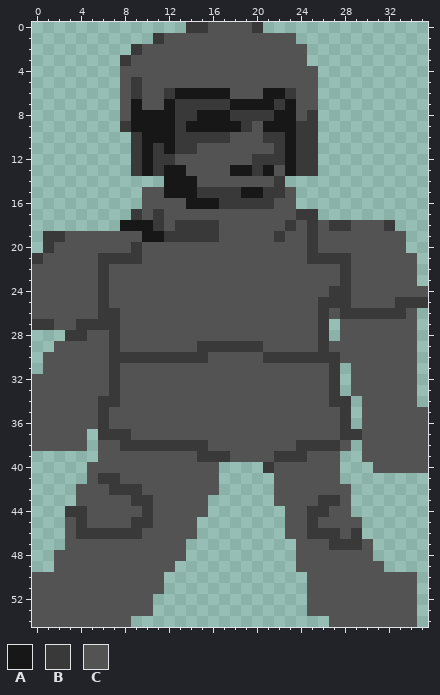
Pixel-art sprite, stored at asset/place_holder/char.png. That is the earlier state.
The file is 36x55 pixels. Colours within 5 levels of each other are drawn and written as one.
Palette (. is transparent): A #171717  B #393939  C #535353
Pixels before, first column x 0:
 0 ..............BBCCCCB...............
 1 ...........BCCCCCCCCCCCC............
 2 .........BCCCCCCCCCCCCCCC...........
 3 ........BCCCCCCCCCCCCCCCC...........
 4 ........CCCCCCCCCCCCCCCCCC..........
 5 ........CBCCCCCCCCCCCCCCCC..........
 6 ........CBCCBAAAAACCCAABCC..........
 7 ........CACCABBBBBAAAABACC..........
 8 ........CAAAABBAAABBBBAACB..........
 9 ........BAAAABAAAAABCAAABB..........
10 .........BAAABBBBBCCCBBABB..........
11 .........BABABBCCCCCCCBABB..........
12 .........BABBCCCCCCCBBBABB..........
13 .........BABAACCCCAABACABB..........
14 ............AAACCCCCCCB.............
15 ..........CCAAABBBBAABBC............
16 ..........CCCCAAABBBBBCC............
17 .........BCBCCCCCCCCCCCCBB..........
18 ........AAABCBBBBCCCCCCBCBCBBCCCB...
19 .BBCCCCCCCAABBBBBCCCCCBCCBCCCCCCCC..
20 .BCCCCCCCBCCCCCCCCCCCCCCCBCCCCCCCC..
21 BCCCCCBBBBCCCCCCCCCCCCCCCBBBBCCCCCC.
22 CCCCCCBCCCCCCCCCCCCCCCCCCCCCBCCCCCC.
23 CCCCCCBCCCCCCCCCCCCCCCCCCCCCBCCCCCC.
24 CCCCCCBCCCCCCCCCCCCCCCCCCCCBBCCCCCCC
25 CCCCCCBCCCCCCCCCCCCCCCCCCCBBBCCCCBBB
26 CCCCCCBBCCCCCCCCCCCCCCCCCCBCBBBBBBC.
27 BBCCBBBBCCCCCCCCCCCCCCCCCCB.CCCCCCC.
28 ...BBCCBCCCCCCCCCCCCCCCCCCB.CCCCCCC.
29 ..CCCCCBCCCCCCCBBBBBBCCCCCBCCCCCCCC.
30 .CCCCCCBBBBBBBBBCCCCCBBBBBBBCCCCCCC.
31 .CCCCCCBCCCCCCCCCCCCCCCCCCCB.CCCCCC.
32 CCCCCCCBCCCCCCCCCCCCCCCCCCCB.CCCCCC.
33 CCCCCCCBCCCCCCCCCCCCCCCCCCCB.CCCCCC.
34 CCCCCCBBCCCCCCCCCCCCCCCCCCCBB.CCCCC.
35 CCCCCCBCCCCCCCCCCCCCCCCCCCCCB.CCCCCC
36 CCCCCCBCCCCCCCCCCCCCCCCCCCCCB.CCCCCC
37 CCCCC.BBBCCCCCCCCCCCCCCCCCCCBBCCCCCC
38 CCCCC.CCBBBBBBBBCCCCCCCCBBBBC.CCCCCC
39 ......CCCCCCCCCBBBCCCCBBBCCC..CCCCCC
40 .....CCCCCCCCCCCC....BCCCCCC...CCCCC
41 .....CBBCCCCCCCCC.....CCCCCC........
42 ....CCCBBBCCCCCCC.....CCCCCCC.......
43 ....CCCCCBBCCCCC......CCCCBBC.......
44 ...BBCCCCCBCCCCC.......CCBBCC.......
45 ...CBCCCCBBCCCC........CCBCCCC......
46 ...CBBBBBBCCCCC........CCBBBCB......
47 ...CCCCCCCCCCC..........CCCBBBC.....
48 ..CCCCCCCCCCCC..........CCCCCCC.....
49 ..CCCCCCCCCCC...........CCCCCCCC....
50 CCCCCCCCCCCC.............CCCCCCCCCC.
51 CCCCCCCCCCCC.............CCCCCCCCCC.
52 CCCCCCCCCCC..............CCCCCCCCCC.
53 CCCCCCCCCCC..............CCCCCCCCCC.
54 CCCCCCCCC..................CCCCCCCC.
The result:
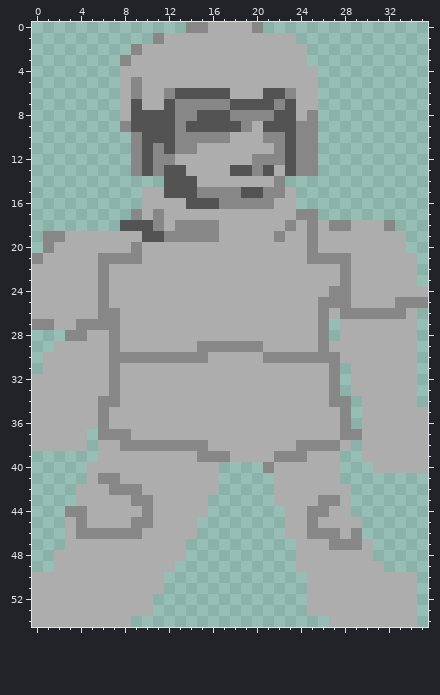
What changed:
Colour A changes from #171717 to #535353.
Colour B changes from #393939 to #878787.
Colour C changes from #535353 to #adadad.
Changed places in both pictures, as pixel boxes (x1, y1, x2, y2):
changed: (32, 22, 428, 627)
